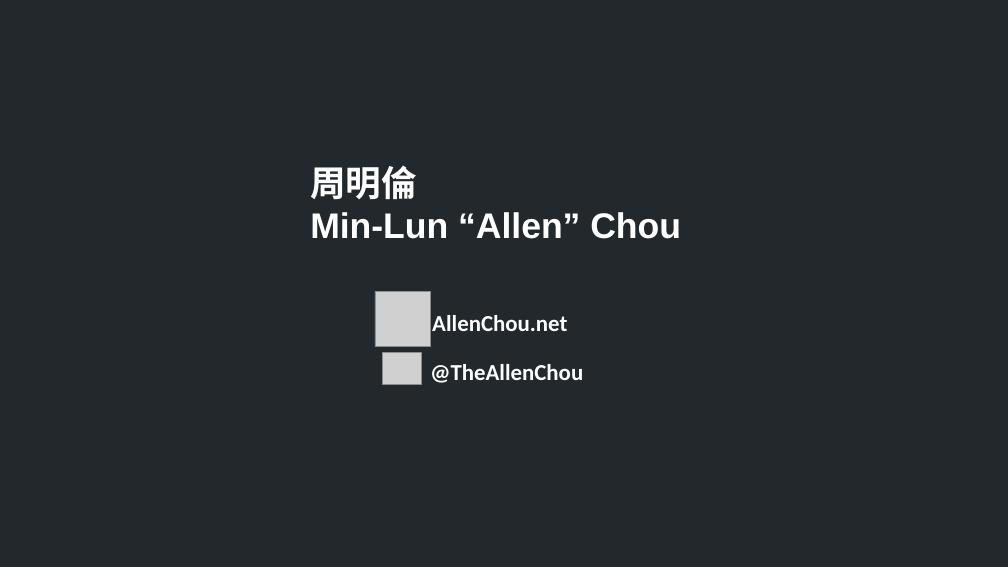
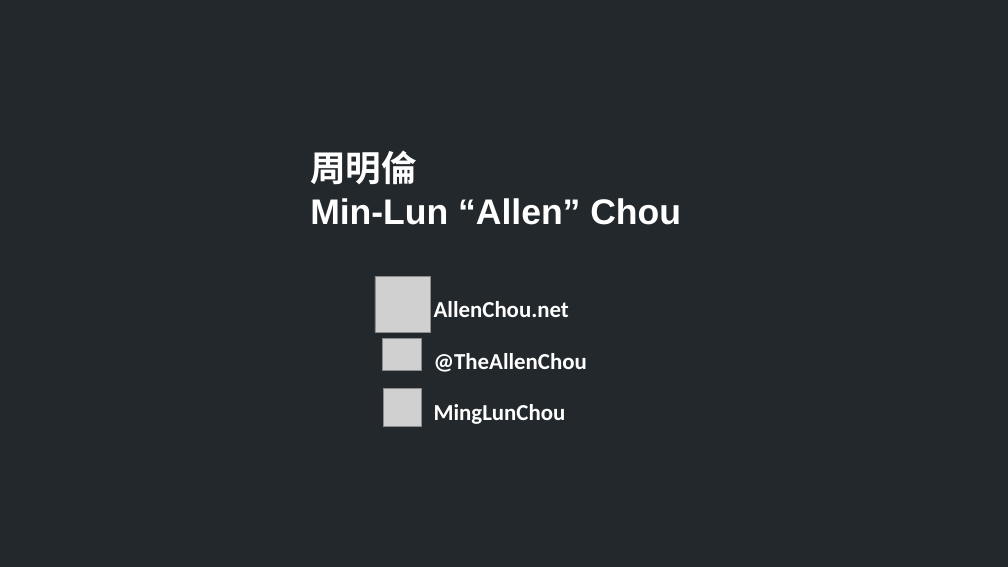
Before and after one commit to TheAllenChou/unity-physics-constraints, a slide deck: slide 2 of slides/01 - Constraint Basics (Chinese).odp. Drawn at 1008x567 pixels with LibreOffice and Linux fonts; fonts in the diff are those of the drawing; grey boxes stand for pictures. Boxes give left, top, right and bottom in pixels: in the first picture for what was removed or moved away, otherwise in the second. Text is boxed around its words. In the diff, an @@ line names an element or a change of style, - is before the commit and + after.

Commit message:
Slides.

```diff
--- a/slides/01 - Constraint Basics (Chinese).odp
+++ b/slides/01 - Constraint Basics (Chinese).odp
@@ 2 pictures, 2 texts: place and size @@
-2 pictures, 2 texts at (310,165,681,385)
+2 pictures, 2 texts at (310,150,681,370)
@@ text "@TheAllenChou": place and size @@
-text "@TheAllenChou" at (430,364,583,383)
+text "@TheAllenChou" at (434,353,587,372)
@@ picture added at (383,389,421,426) @@
@@ text added at (434,404,566,424), 18 pt, text #FFFFFF, bold @@
+MingLunChou
```
Also in this commit, not shown: 1 other file.
